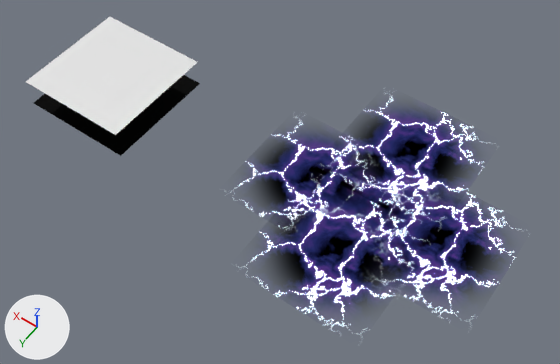
One commit to the Blender file environment/road_asteroid/tex_mat/spark/electric_texture_cyclic.blend: the scene before it, then after it.
One viewpoint serves both versions: a 50 mm camera at (-2.7, 6.01, 9.01) aimed at (1.54, 0.08, -0.31). Arrows for +X, +Y and +Z are at lower left; the lights stay in place. The picture after the commit comes second.
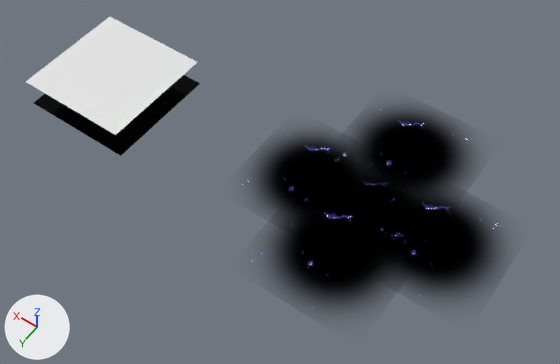
Location of each change, [x1, y1, x2, y2] in pixels of the pictures (560 x 364 px):
'Plane.005', surface changed (blue to black)
    both: [270, 199, 399, 308]
'Plane.004', surface changed (blue to black)
    both: [378, 193, 499, 296]
'Plane.006', surface changed (blue to black)
    both: [351, 109, 470, 200]
'Plane.003', surface changed (blue to black)
    both: [255, 134, 372, 219]
'Plane', surface changed (blue to black)
    both: [363, 187, 397, 215]

Edits to the bpy script that builds the scene:
```text
Change mat_electricity:
    remove # nodes: BsdfTransparent, Emission, MapRange x2, Mapping x2, Mix x2, MixShader, OutputMaterial, TexCoord, TexImage, TexNoise, TexVoronoi, UVMap, ValToRGB x2
    remove # colours: white #ffffff, cyan #ceffff, dark purple #43236a, black #000000, dark purple #28143f, dark blue #0b0e2c
    nodes: BsdfTransparent, Emission, MapRange x3, Mapping x2, Math, Mix x2, MixShader, OutputMaterial, TexCoord, TexImage, TexNoise x2, TexVoronoi, UVMap, ValToRGB x2
    colours: dark purple #28143f, dark blue #0b0e2c, black #000000, white #ffffff, cyan #ceffff, dark purple #43236a
```
